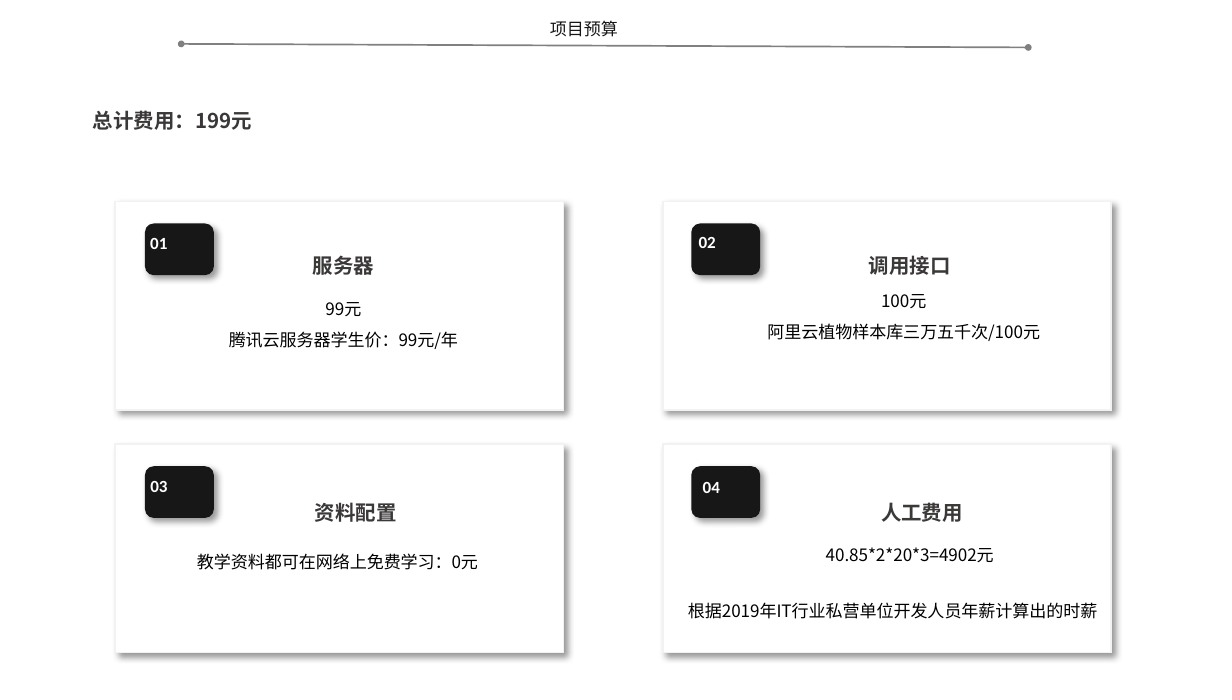
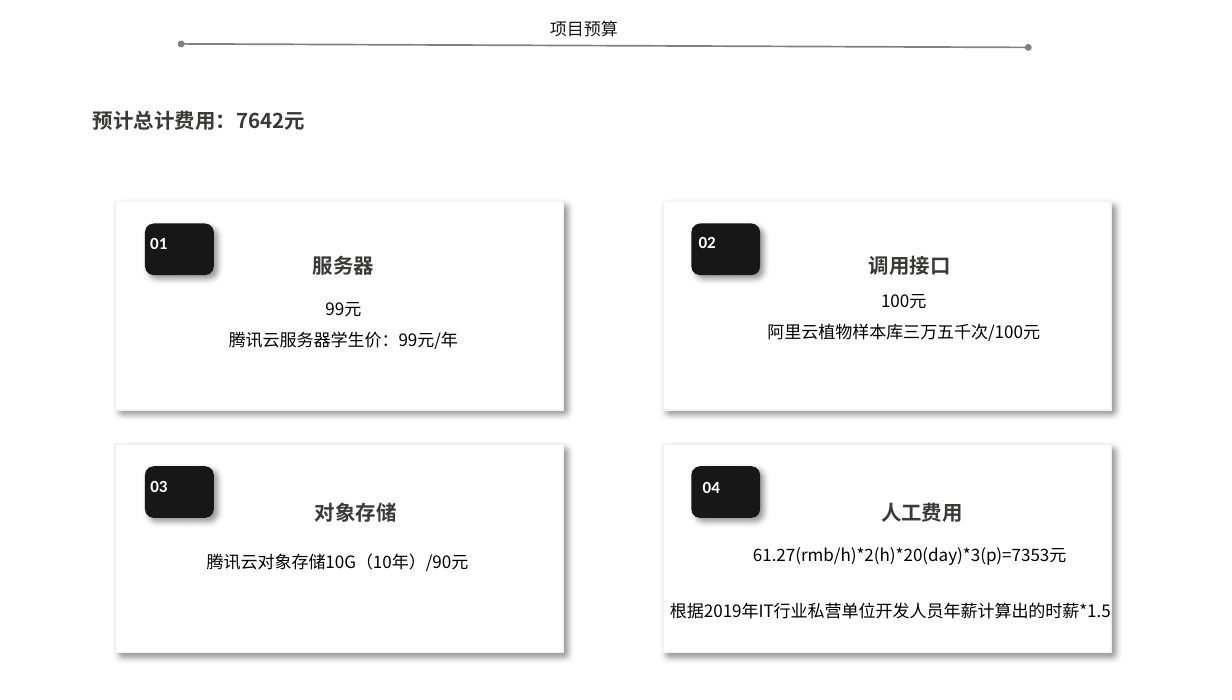
Before and after one commit to SixteenTime/SEProject-Flower, a slide deck: slide 18 of documents/work/project_plan/SE2020-G05-项目计划0.2.pptx (slide 14 before the commit). Drawn at 1232x700 pixels with LibreOffice and Linux fonts; fonts in the diff are those of the drawing. Boxes give left, top, right and bottom in pixels: in the first picture for what was removed or moved away, otherwise in the second. Text is boxed around its words. In the diff, an @@ line names an element or a change of style, - is before the commit and + after.

```diff
--- a/documents/work/project_plan/SE2020-G05-项目计划0.2.pptx
+++ b/documents/work/project_plan/SE2020-G05-项目计划0.2.pptx
@@ text at <box>93,110,305,130</box>: text changed @@
-总计费用：199元
+预计总计费用：7642元
@@ text at <box>315,502,397,522</box>: text changed @@
-资料配置
+对象存储
@@ text at <box>207,553,469,571</box>: text changed @@
-教学资料都可在网络上免费学习：0元
+腾讯云对象存储10G（10年）/90元
@@ text at <box>753,547,1066,565</box>: text changed @@
-40.85*2*20*3=4902元
+61.27(rmb/h)*2(h)*20(day)*3(p)=7353元
@@ text at <box>670,602,1111,619</box>: text changed @@
-根据2019年IT行业私营单位开发人员年薪计算出的时薪
+根据2019年IT行业私营单位开发人员年薪计算出的时薪*1.5
```
Also in this commit, not shown: 17 other slides changed, 6 slides added, 4 other files.
